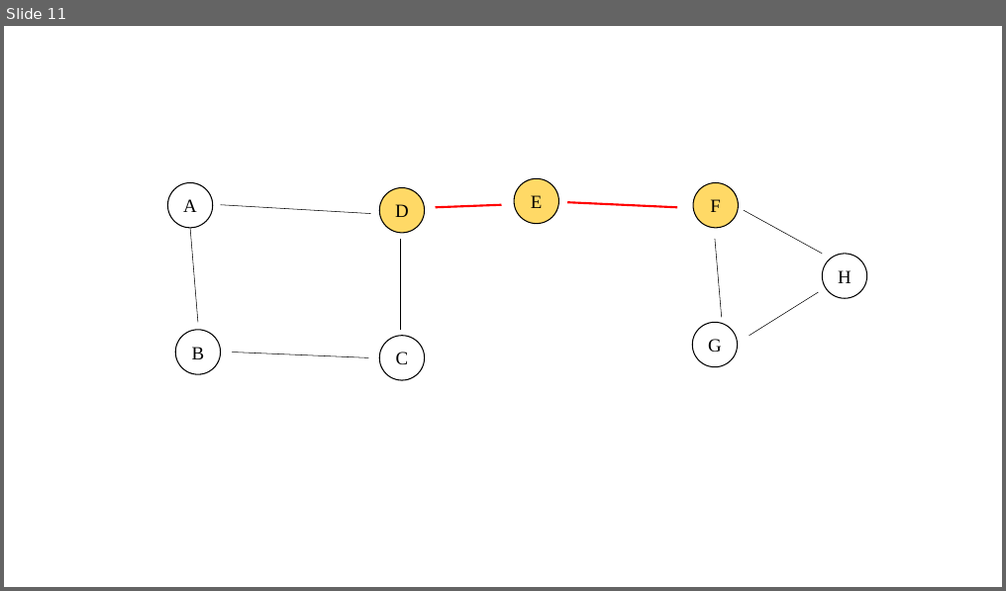
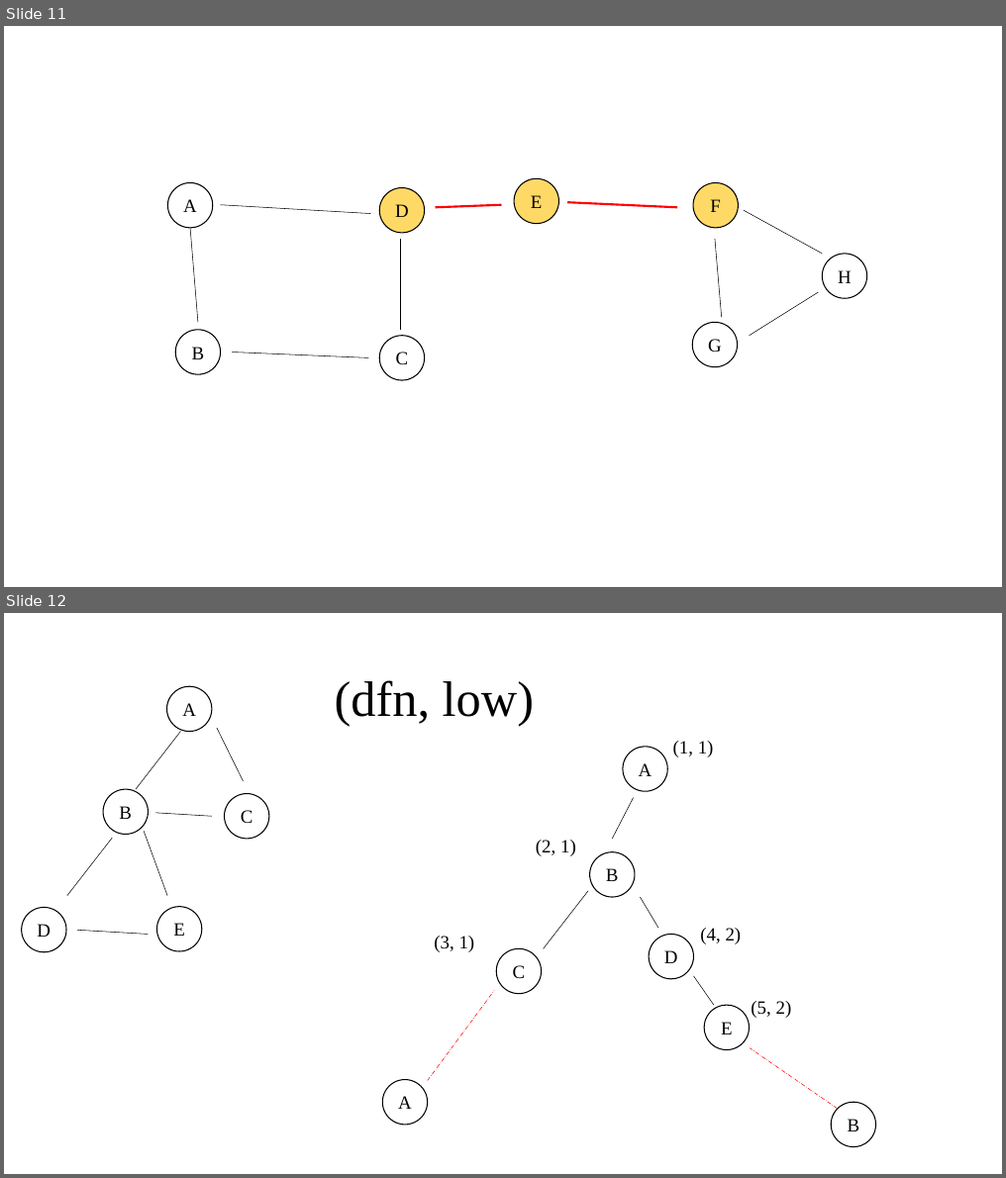
Before and after one commit to steve3ussr/PyCharmProject, a slide deck: DSA_python/figure/python_DSA_fig.pptx. Shown one above the other, each under a label of ours: slide 11 before the commit, slides 11 and 12 after it. The pictures are 1006x591 and 1006x1178 pixels, drawn with LibreOffice and Linux fonts; fonts in the diff are those of the drawing. Boxes give left, top, right and bottom in pixels: in the first picture for what was removed or moved away, otherwise in the second. Text is boxed around its words. In the diff, an @@ line names an element or a change of style, - is before the commit and + after.

```diff
--- a/DSA_python/figure/python_DSA_fig.pptx
+++ b/DSA_python/figure/python_DSA_fig.pptx
@@ slide 12 added at [4, 613, 1002, 1174], background #FFFFFF @@
@@ ellipse added at [167, 686, 212, 731], outline #000000 1 pt, 18 pt, text #000000 @@
+A
@@ text added at [335, 680, 534, 727], 48 pt, text #000000 @@
+(dfn, low)
@@ line added from (136, 789) to (180, 731), #000000 0.5 pt @@
@@ line added from (243, 781) to (217, 728), #000000 0.5 pt @@
@@ ellipse added at [623, 747, 668, 791], outline #000000 1 pt, 18 pt, text #000000 @@
+A
@@ text added at [673, 741, 714, 758], 18 pt, text #000000 @@
+(1, 1)
@@ ellipse added at [103, 789, 148, 835], outline #000000 1 pt, 18 pt, text #000000 @@
+B
@@ line added from (156, 813) to (212, 817), #000000 0.5 pt @@
@@ ellipse added at [224, 794, 269, 839], outline #000000 1 pt, 18 pt, text #000000 @@
+C
@@ line added from (613, 839) to (634, 798), #000000 0.5 pt @@
@@ line added from (67, 896) to (113, 838), #000000 0.5 pt @@
@@ line added from (144, 831) to (167, 896), #000000 0.5 pt @@
@@ text added at [536, 840, 576, 857], 18 pt, text #000000 @@
+(2, 1)
@@ ellipse added at [590, 853, 635, 897], outline #000000 1 pt, 18 pt, text #000000 @@
+B
@@ ellipse added at [21, 907, 66, 953], outline #000000 1 pt, 18 pt, text #000000 @@
+D
@@ ellipse added at [156, 906, 202, 952], outline #000000 1 pt, 18 pt, text #000000 @@
+E
@@ line added from (543, 950) to (589, 891), #000000 0.5 pt @@
@@ line added from (658, 928) to (641, 897), #000000 0.5 pt @@
@@ line added from (77, 931) to (148, 934), #000000 0.5 pt @@
@@ text added at [434, 936, 475, 953], 18 pt, text #000000 @@
+(3, 1)
@@ ellipse added at [648, 934, 693, 979], outline #000000 1 pt, 18 pt, text #000000 @@
+D
@@ text added at [700, 928, 742, 945], 18 pt, text #000000 @@
+(4, 2)
@@ ellipse added at [497, 950, 542, 994], outline #000000 1 pt, 18 pt, text #000000 @@
+C
@@ line added from (428, 1081) to (494, 991), #FF0000 0.5 pt dashed @@
@@ line added from (714, 1005) to (693, 976), #000000 0.5 pt @@
@@ ellipse added at [704, 1005, 748, 1051], outline #000000 1 pt, 18 pt, text #000000 @@
+E
@@ text added at [750, 1001, 792, 1018], 18 pt, text #000000 @@
+(5, 2)
@@ line added from (838, 1109) to (749, 1049), #FF0000 0.5 pt dashed @@
@@ ellipse added at [383, 1080, 428, 1125], outline #000000 1 pt, 18 pt, text #000000 @@
+A
@@ ellipse added at [832, 1103, 876, 1148], outline #000000 1 pt, 18 pt, text #000000 @@
+B
```
Also in this commit, not shown: 6 other files.
